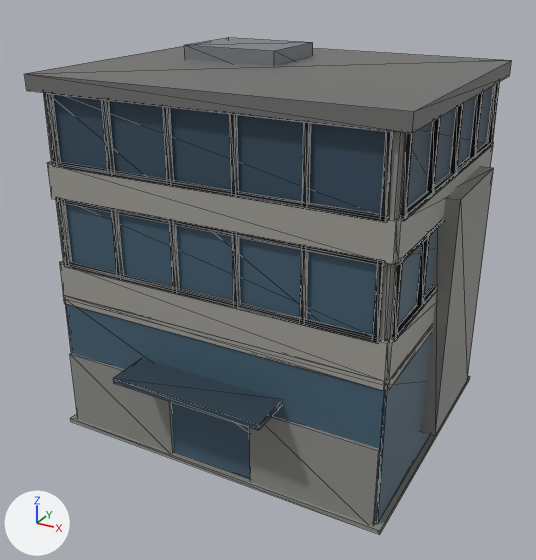
Renders of the glTF model assets/models/town_city_block_low.glb from each side of a commit.
The view is the same before and after, from a 50 mm camera at (11.35, -21.57, 15.68) aimed at (0.16, -1.22, 5.51). The lights are fixed; the arrows at lower left show +X, +Y and +Z. The older version comes first. Mesh edges are drawn as thin lines. Vertices at exactly the same position are counted once.

Names of what the first picture shows: 'prop'.
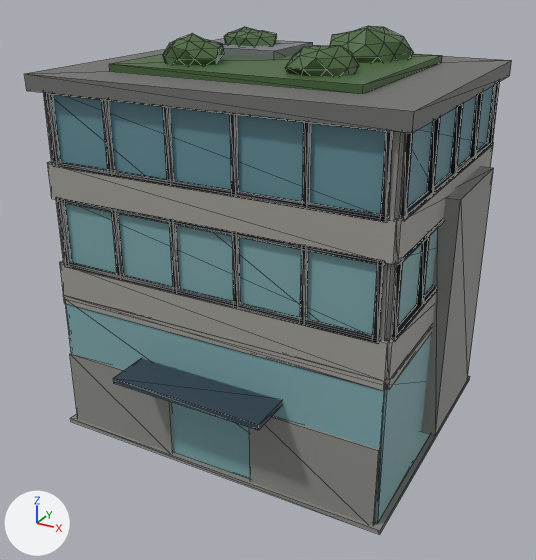
What differs and where, as boxes (x1, y1, x2, y2) in the pictures (536 x 560 px):
'prop', reshaped
    before: (24, 38, 512, 534)
    after: (24, 26, 512, 534)
part 1 of me_prop, added
    after: (109, 53, 442, 94)
part 2 of me_prop, added
    after: (163, 34, 224, 65)
part 3 of me_prop, added
    after: (285, 46, 359, 76)
part 4 of me_prop, added
    after: (224, 27, 277, 46)
part 5 of me_prop, added
    after: (330, 26, 414, 63)
part 6 of me_prop, recoloured (dark blue to cyan)
    both: (53, 85, 494, 523)

The change, as a diff of the scene's bpy script:
```diff
--- a/assets/models/town_city_block_low.glb.py
+++ b/assets/models/town_city_block_low.glb.py
@@ me_prop @@
 # used by ob_prop; location = (0.0, 0.0, 0.0)
-me_prop.from_pydata(...)  # 856 vertices, 1284 faces; spans x -6.05..6.29, y -6.25..5.05, z 0.0..12.85
+me_prop.from_pydata(...)  # 1032 vertices, 1616 faces; spans x -6.05..6.29, y -6.25..5.05, z 0.0..13.59
+# me_prop part 1: a new loose piece, a box spanning x -4.14..4.14, y -3.42..3.42, z 12.4..12.62, in mat_defaultmaterial
+# me_prop part 2: a new loose piece of 42 vertices spanning x -3.11..-1.13, y -2.68..-0.7, z 12.25..13.45, in mat_defaultmaterial
+# me_prop part 3: a new loose piece of 42 vertices spanning x 1.21..3.2, y -2.87..-0.91, z 12.14..13.35, in mat_defaultmaterial
+# me_prop part 4: a new loose piece of 42 vertices spanning x -3.15..-1.14, y 0.89..2.82, z 12.25..13.34, in mat_defaultmaterial
+# me_prop part 5: a new loose piece of 42 vertices spanning x 0.89..3.56, y 0.29..3.06, z 11.98..13.59, in mat_defaultmaterial
+# me_prop part 6: 144 kept faces spanning x -5.82..5.82, y -4.82..4.82, z 0.15..11.9 get new vertex colours; the middle colour goes from dark blue #425d6f to cyan #7ba6aa
 me_prop.materials.append(mat_defaultmaterial)
```
